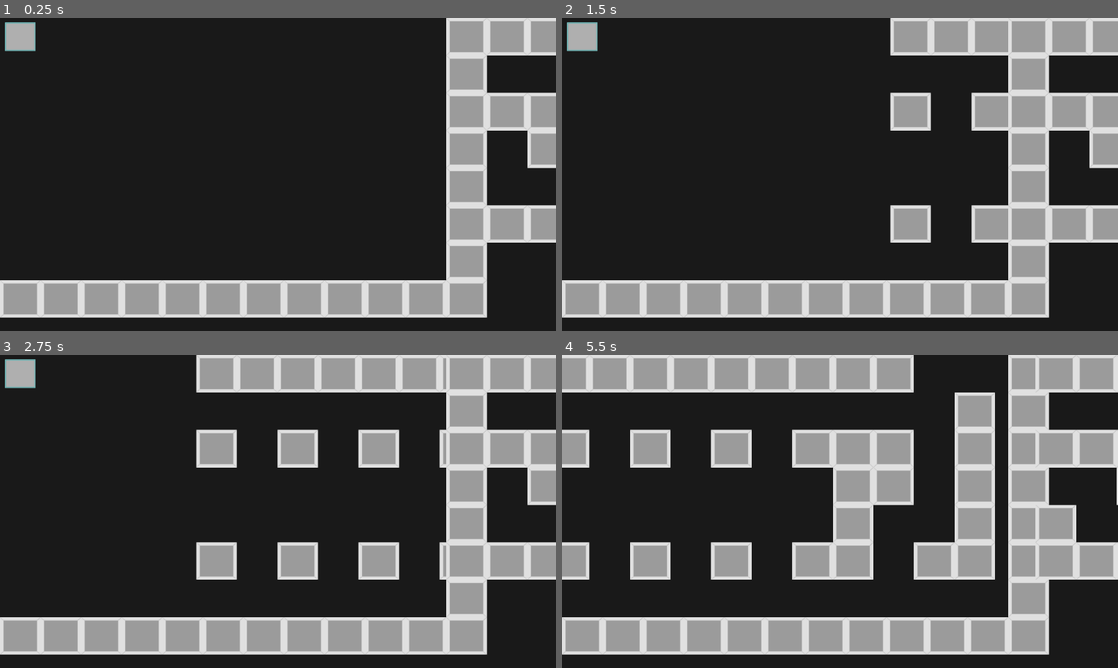
Above: before the commit, frames 1-4 (two rows, left to right).
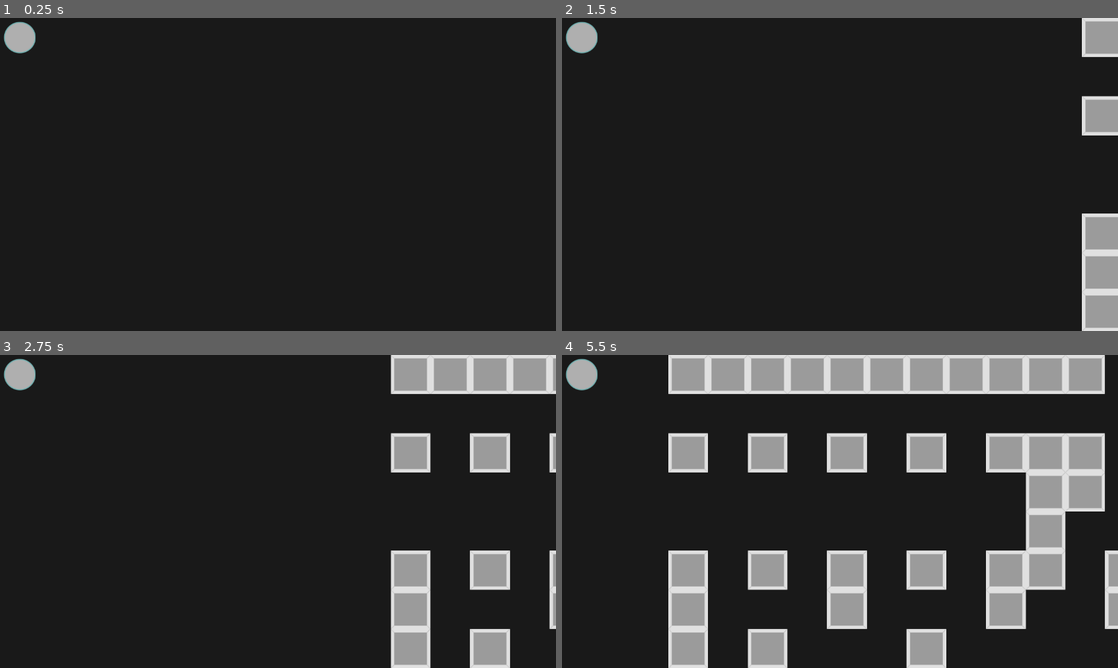
Above: after the commit, the same moments.

Repository: TheIcySpark/Think-Fast
Game: Godot game, scene res://juego/juego.tscn
Same seed, same stepped clock (60 frames per second), same inputs: the game is played once before the commit and once after it.
Inputs:
- Up to frame 1 (0.25 s): no input
- Up to frame 2 (1.5 s): no input
- Up to frame 3 (2.75 s): no input
- Up to frame 4 (5.5 s): no input

The runs differ from the first frame. In frame 1, 22% of the frame differs, in the area x 0-100%, y 0-96%; in frame 2, 28%; in frame 3, 33%; in frame 4, 47%, in the area x 0-100%, y 0-100%.

Commit message:
cambio de jugador, ajustes de camara y patrones, game over

Diff:
--- a/Menu/Menu.tscn
+++ b/Menu/Menu.tscn
@@ -90,7 +90,6 @@
 }
 
 [node name="DetallesDialog" type="AcceptDialog" parent="."]
-visible = true
 anchor_left = 0.5
 anchor_top = 0.5
 anchor_right = 0.5
--- a/Obstaculos/PatronObstaculosBase.tscn
+++ b/Obstaculos/PatronObstaculosBase.tscn
@@ -3,7 +3,7 @@
 [ext_resource path="res://Obstaculos/obstaculos_movimiento.gd" type="Script" id=1]
 
 [node name="PatronesBase" type="Node2D"]
-position = Vector2( 1056, 0 )
+position = Vector2( 1536, 0 )
 script = ExtResource( 1 )
 
 [node name="Paredes" type="Node2D" parent="."]
--- a/Obstaculos/patrones/PatronObstaculos1.tscn
+++ b/Obstaculos/patrones/PatronObstaculos1.tscn
@@ -89,20 +89,41 @@
 [node name="Pared14" parent="Paredes" index="27" instance=ExtResource( 2 )]
 position = Vector2( 144, 528 )
 
-[node name="Pared15" parent="Paredes" index="28" instance=ExtResource( 2 )]
+[node name="Pared34" parent="Paredes" index="28" instance=ExtResource( 2 )]
+position = Vector2( 144, 624 )
+
+[node name="Pared35" parent="Paredes" index="29" instance=ExtResource( 2 )]
+position = Vector2( 144, 720 )
+
+[node name="Pared36" parent="Paredes" index="30" instance=ExtResource( 2 )]
+position = Vector2( 336, 720 )
+
+[node name="Pared37" parent="Paredes" index="31" instance=ExtResource( 2 )]
+position = Vector2( 528, 624 )
+
+[node name="Pared38" parent="Paredes" index="32" instance=ExtResource( 2 )]
+position = Vector2( 720, 720 )
+
+[node name="Pared40" parent="Paredes" index="33" instance=ExtResource( 2 )]
+position = Vector2( 1200, 624 )
+
+[node name="Pared39" parent="Paredes" index="34" instance=ExtResource( 2 )]
+position = Vector2( 912, 624 )
+
+[node name="Pared15" parent="Paredes" index="35" instance=ExtResource( 2 )]
 position = Vector2( 336, 528 )
 
-[node name="Pared16" parent="Paredes" index="29" instance=ExtResource( 2 )]
+[node name="Pared16" parent="Paredes" index="36" instance=ExtResource( 2 )]
 position = Vector2( 528, 528 )
 
-[node name="Pared17" parent="Paredes" index="30" instance=ExtResource( 2 )]
+[node name="Pared17" parent="Paredes" index="37" instance=ExtResource( 2 )]
 position = Vector2( 720, 528 )
 
-[node name="Pared18" parent="Paredes" index="31" instance=ExtResource( 2 )]
+[node name="Pared18" parent="Paredes" index="38" instance=ExtResource( 2 )]
 position = Vector2( 912, 528 )
 
-[node name="Pared19" parent="Paredes" index="32" instance=ExtResource( 2 )]
+[node name="Pared19" parent="Paredes" index="39" instance=ExtResource( 2 )]
 position = Vector2( 912, 240 )
 
 [node name="posicionSiguiente" parent="." index="1"]
-position = Vector2( 1440, 0 )
+position = Vector2( 1536, 0 )
--- a/Obstaculos/patrones/patronObstaculos2.tscn
+++ b/Obstaculos/patrones/patronObstaculos2.tscn
@@ -56,62 +56,122 @@
 [node name="Pared19" parent="Paredes" index="16" instance=ExtResource( 1 )]
 position = Vector2( 48, 528 )
 
-[node name="Pared20" parent="Paredes" index="17" instance=ExtResource( 1 )]
+[node name="Pared47" parent="Paredes" index="17" instance=ExtResource( 1 )]
+position = Vector2( 48, 720 )
+
+[node name="Pared48" parent="Paredes" index="18" instance=ExtResource( 1 )]
+position = Vector2( 240, 624 )
+
+[node name="Pared49" parent="Paredes" index="19" instance=ExtResource( 1 )]
+position = Vector2( 432, 720 )
+
+[node name="Pared50" parent="Paredes" index="20" instance=ExtResource( 1 )]
+position = Vector2( 624, 624 )
+
+[node name="Pared51" parent="Paredes" index="21" instance=ExtResource( 1 )]
+position = Vector2( 816, 720 )
+
+[node name="Pared52" parent="Paredes" index="22" instance=ExtResource( 1 )]
+position = Vector2( 1008, 624 )
+
+[node name="Pared53" parent="Paredes" index="23" instance=ExtResource( 1 )]
+position = Vector2( 1200, 720 )
+
+[node name="Pared54" parent="Paredes" index="24" instance=ExtResource( 1 )]
+position = Vector2( 1296, 528 )
+
+[node name="Pared55" parent="Paredes" index="25" instance=ExtResource( 1 )]
+position = Vector2( 1488, 624 )
+
+[node name="Pared56" parent="Paredes" index="26" instance=ExtResource( 1 )]
+position = Vector2( 1488, 720 )
+
+[node name="Pared20" parent="Paredes" index="27" instance=ExtResource( 1 )]
 position = Vector2( 144, 528 )
 
-[node name="Pared21" parent="Paredes" index="18" instance=ExtResource( 1 )]
+[node name="Pared21" parent="Paredes" index="28" instance=ExtResource( 1 )]
 position = Vector2( 240, 528 )
 
-[node name="Pared22" parent="Paredes" index="19" instance=ExtResource( 1 )]
+[node name="Pared22" parent="Paredes" index="29" instance=ExtResource( 1 )]
 position = Vector2( 336, 528 )
 
-[node name="Pared23" parent="Paredes" index="20" instance=ExtResource( 1 )]
+[node name="Pared23" parent="Paredes" index="30" instance=ExtResource( 1 )]
 position = Vector2( 432, 528 )
 
-[node name="Pared24" parent="Paredes" index="21" instance=ExtResource( 1 )]
+[node name="Pared24" parent="Paredes" index="31" instance=ExtResource( 1 )]
 position = Vector2( 528, 528 )
 
-[node name="Pared25" parent="Paredes" index="22" instance=ExtResource( 1 )]
+[node name="Pared25" parent="Paredes" index="32" instance=ExtResource( 1 )]
 position = Vector2( 48, 432 )
 
-[node name="Pared26" parent="Paredes" index="23" instance=ExtResource( 1 )]
+[node name="Pared26" parent="Paredes" index="33" instance=ExtResource( 1 )]
 position = Vector2( 240, 336 )
 
-[node name="Pared27" parent="Paredes" index="24" instance=ExtResource( 1 )]
+[node name="Pared27" parent="Paredes" index="34" instance=ExtResource( 1 )]
 position = Vector2( 432, 336 )
 
-[node name="Pared17" parent="Paredes" index="25" instance=ExtResource( 1 )]
+[node name="Pared17" parent="Paredes" index="35" instance=ExtResource( 1 )]
 position = Vector2( 912, 336 )
 
-[node name="Pared29" parent="Paredes" index="26" instance=ExtResource( 1 )]
+[node name="Pared29" parent="Paredes" index="36" instance=ExtResource( 1 )]
 position = Vector2( 912, 528 )
 
-[node name="Pared30" parent="Paredes" index="27" instance=ExtResource( 1 )]
+[node name="Pared30" parent="Paredes" index="37" instance=ExtResource( 1 )]
 position = Vector2( 1008, 528 )
 
-[node name="Pared31" parent="Paredes" index="28" instance=ExtResource( 1 )]
+[node name="Pared31" parent="Paredes" index="38" instance=ExtResource( 1 )]
 position = Vector2( 1008, 48 )
 
-[node name="Pared32" parent="Paredes" index="29" instance=ExtResource( 1 )]
+[node name="Pared32" parent="Paredes" index="39" instance=ExtResource( 1 )]
 position = Vector2( 1104, 48 )
 
-[node name="Pared33" parent="Paredes" index="30" instance=ExtResource( 1 )]
+[node name="Pared33" parent="Paredes" index="40" instance=ExtResource( 1 )]
 position = Vector2( 1104, 144 )
 
-[node name="Pared34" parent="Paredes" index="31" instance=ExtResource( 1 )]
+[node name="Pared34" parent="Paredes" index="41" instance=ExtResource( 1 )]
 position = Vector2( 1104, 336 )
 
-[node name="Pared35" parent="Paredes" index="32" instance=ExtResource( 1 )]
+[node name="Pared35" parent="Paredes" index="42" instance=ExtResource( 1 )]
 position = Vector2( 1104, 432 )
 
-[node name="Pared36" parent="Paredes" index="33" instance=ExtResource( 1 )]
+[node name="Pared36" parent="Paredes" index="43" instance=ExtResource( 1 )]
 position = Vector2( 1104, 528 )
 
-[node name="Pared18" parent="Paredes" index="34" instance=ExtResource( 1 )]
+[node name="Pared37" parent="Paredes" index="44" instance=ExtResource( 1 )]
+position = Vector2( 1488, 432 )
+
+[node name="Pared46" parent="Paredes" index="45" instance=ExtResource( 1 )]
+position = Vector2( 1488, 528 )
+
+[node name="Pared43" parent="Paredes" index="46" instance=ExtResource( 1 )]
+position = Vector2( 1488, 336 )
+
+[node name="Pared44" parent="Paredes" index="47" instance=ExtResource( 1 )]
+position = Vector2( 1488, 240 )
+
+[node name="Pared45" parent="Paredes" index="48" instance=ExtResource( 1 )]
+position = Vector2( 1488, 144 )
+
+[node name="Pared38" parent="Paredes" index="49" instance=ExtResource( 1 )]
+position = Vector2( 1296, 432 )
+
+[node name="Pared39" parent="Paredes" index="50" instance=ExtResource( 1 )]
+position = Vector2( 1296, 336 )
+
+[node name="Pared40" parent="Paredes" index="51" instance=ExtResource( 1 )]
+position = Vector2( 1296, 240 )
+
+[node name="Pared41" parent="Paredes" index="52" instance=ExtResource( 1 )]
+position = Vector2( 1296, 144 )
+
+[node name="Pared42" parent="Paredes" index="53" instance=ExtResource( 1 )]
+position = Vector2( 1296, 48 )
+
+[node name="Pared18" parent="Paredes" index="54" instance=ExtResource( 1 )]
 position = Vector2( 528, 336 )
 
-[node name="Pared28" parent="Paredes" index="35" instance=ExtResource( 1 )]
+[node name="Pared28" parent="Paredes" index="55" instance=ExtResource( 1 )]
 position = Vector2( 624, 432 )
 
 [node name="posicionSiguiente" parent="." index="1"]
-position = Vector2( 1152, 0 )
+position = Vector2( 1632, 0 )
--- a/camara/Camara.tscn
+++ b/camara/Camara.tscn
@@ -3,4 +3,4 @@
 [node name="Camara" type="Camera2D"]
 anchor_mode = 0
 current = true
-zoom = Vector2( 1.028, 1.114 )
+zoom = Vector2( 1.05, 1.066 )
--- /dev/null
+++ b/gameOver/GameOver.gd
@@ -0,0 +1,15 @@
+extends CanvasLayer
+
+func _on_Quitar_button_down() -> void:
+	get_tree().quit()
+
+
+func _on_Reintentar_button_down() -> void:
+	get_tree().paused = false
+	get_tree().change_scene("res://juego/Juego.tscn")
+
+
+func _on_Menu_button_down() -> void:
+	get_tree().paused = false
+	get_tree().paused = false
+	get_tree().change_scene("res://Menu/Menu.tscn")
--- /dev/null
+++ b/gameOver/GameOver.tscn
@@ -0,0 +1,62 @@
+[gd_scene load_steps=3 format=2]
+
+[ext_resource path="res://recursosInternos/Themes/letra.tres" type="Theme" id=1]
+[ext_resource path="res://gameOver/GameOver.gd" type="Script" id=2]
+
+[node name="GameOver" type="CanvasLayer"]
+pause_mode = 2
+script = ExtResource( 2 )
+
+[node name="UI" type="Control" parent="."]
+visible = false
+anchor_left = 0.5
+anchor_top = 0.5
+anchor_right = 0.5
+anchor_bottom = 0.5
+margin_left = -20.0
+margin_top = -20.0
+margin_right = 20.0
+margin_bottom = 20.0
+theme = ExtResource( 1 )
+__meta__ = {
+"_edit_use_anchors_": false
+}
+
+[node name="Contenedor" type="VBoxContainer" parent="UI"]
+anchor_left = 0.5
+anchor_top = 0.5
+anchor_right = 0.5
+anchor_bottom = 0.5
+margin_left = -168.0
+margin_top = -77.5
+margin_right = 168.0
+margin_bottom = 77.5
+__meta__ = {
+"_edit_use_anchors_": false
+}
+
+[node name="Reintentar" type="Button" parent="UI/Contenedor"]
+margin_right = 336.0
+margin_bottom = 49.0
+text = "Play again"
+
+[node name="Menu" type="Button" parent="UI/Contenedor"]
+margin_top = 53.0
+margin_right = 336.0
+margin_bottom = 102.0
+text = "Back menu"
+__meta__ = {
+"_edit_use_anchors_": false
+}
+
+[node name="Quitar" type="Button" parent="UI/Contenedor"]
+margin_top = 106.0
+margin_right = 336.0
+margin_bottom = 155.0
+text = "Quit"
+__meta__ = {
+"_edit_use_anchors_": false
+}
+[connection signal="button_down" from="UI/Contenedor/Reintentar" to="." method="_on_Reintentar_button_down"]
+[connection signal="button_down" from="UI/Contenedor/Menu" to="." method="_on_Menu_button_down"]
+[connection signal="button_down" from="UI/Contenedor/Quitar" to="." method="_on_Quitar_button_down"]
--- a/juego/JuegoBase.tscn
+++ b/juego/JuegoBase.tscn
@@ -75,64 +75,88 @@
 position = Vector2( -48, 624 )
 
 [node name="Pared20" parent="Bordes" instance=ExtResource( 3 )]
-position = Vector2( 48, 720 )
+position = Vector2( -48, 720 )
+
+[node name="Pared21" parent="Bordes" instance=ExtResource( 3 )]
+position = Vector2( -48, 816 )
+
+[node name="Pared22" parent="Bordes" instance=ExtResource( 3 )]
+position = Vector2( 48, 816 )
+
+[node name="Pared23" parent="Bordes" instance=ExtResource( 3 )]
+position = Vector2( 144, 816 )
+
+[node name="Pared24" parent="Bordes" instance=ExtResource( 3 )]
+position = Vector2( 240, 816 )
+
+[node name="Pared25" parent="Bordes" instance=ExtResource( 3 )]
+position = Vector2( 336, 816 )
+
+[node name="Pared26" parent="Bordes" instance=ExtResource( 3 )]
+position = Vector2( 432, 816 )
+
+[node name="Pared27" parent="Bordes" instance=ExtResource( 3 )]
+position = Vector2( 528, 816 )
+
+[node name="Pared28" parent="Bordes" instance=ExtResource( 3 )]
+position = Vector2( 624, 816 )
+
+[node name="Pared29" parent="Bordes" instance=ExtResource( 3 )]
+position = Vector2( 720, 816 )
+
+[node name="Pared30" parent="Bordes" instance=ExtResource( 3 )]
+position = Vector2( 816, 816 )
+
+[node name="Pared31" parent="Bordes" instance=ExtResource( 3 )]
+position = Vector2( 912, 816 )
+
+[node name="Pared32" parent="Bordes" instance=ExtResource( 3 )]
+position = Vector2( 1008, 816 )
+
+[node name="Pared33" parent="Bordes" instance=ExtResource( 3 )]
+position = Vector2( 1104, 816 )
+
+[node name="Pared34" parent="Bordes" instance=ExtResource( 3 )]
+position = Vector2( 1200, 816 )
+
+[node name="Pared35" parent="Bordes" instance=ExtResource( 3 )]
+position = Vector2( 1296, 816 )
+
+[node name="Pared36" parent="Bordes" instance=ExtResource( 3 )]
+position = Vector2( 1392, 816 )
+
+[node name="Pared37" parent="Bordes" instance=ExtResource( 3 )]
+position = Vector2( 1392, 720 )
+
+[node name="Pared38" parent="Bordes" instance=ExtResource( 3 )]
+position = Vector2( 1392, 624 )
 
 [node name="Pared39" parent="Bordes" instance=ExtResource( 3 )]
-position = Vector2( -48, 720 )
+position = Vector2( 1392, 528 )
+
+[node name="Pared41" parent="Bordes" instance=ExtResource( 3 )]
+position = Vector2( 1392, 432 )
+
+[node name="Pared42" parent="Bordes" instance=ExtResource( 3 )]
+position = Vector2( 1392, 336 )
+
+[node name="Pared43" parent="Bordes" instance=ExtResource( 3 )]
+position = Vector2( 1392, 240 )
+
+[node name="Pared44" parent="Bordes" instance=ExtResource( 3 )]
+position = Vector2( 1392, 144 )
+
+[node name="Pared45" parent="Bordes" instance=ExtResource( 3 )]
+position = Vector2( 1392, 48 )
+
+[node name="Pared46" parent="Bordes" instance=ExtResource( 3 )]
+position = Vector2( 1392, -48 )
+
+[node name="Pared47" parent="Bordes" instance=ExtResource( 3 )]
+position = Vector2( 1296, -48 )
+
+[node name="Pared48" parent="Bordes" instance=ExtResource( 3 )]
+position = Vector2( 1200, -48 )
 
 [node name="Pared40" parent="Bordes" instance=ExtResource( 3 )]
 position = Vector2( -48, -48 )
-
-[node name="Pared21" parent="Bordes" instance=ExtResource( 3 )]
-position = Vector2( 144, 720 )
-
-[node name="Pared22" parent="Bordes" instance=ExtResource( 3 )]
-position = Vector2( 240, 720 )
-
-[node name="Pared23" parent="Bordes" instance=ExtResource( 3 )]
-position = Vector2( 336, 720 )
-
-[node name="Pared24" parent="Bordes" instance=ExtResource( 3 )]
-position = Vector2( 432, 720 )
-
-[node name="Pared25" parent="Bordes" instance=ExtResource( 3 )]
-position = Vector2( 528, 720 )
-
-[node name="Pared26" parent="Bordes" instance=ExtResource( 3 )]
-position = Vector2( 624, 720 )
-
-[node name="Pared27" parent="Bordes" instance=ExtResource( 3 )]
-position = Vector2( 720, 720 )
-
-[node name="Pared28" parent="Bordes" instance=ExtResource( 3 )]
-position = Vector2( 816, 720 )
-
-[node name="Pared29" parent="Bordes" instance=ExtResource( 3 )]
-position = Vector2( 912, 720 )
-
-[node name="Pared30" parent="Bordes" instance=ExtResource( 3 )]
-position = Vector2( 1008, 720 )
-
-[node name="Pared31" parent="Bordes" instance=ExtResource( 3 )]
-position = Vector2( 1104, 720 )
-
-[node name="Pared32" parent="Bordes" instance=ExtResource( 3 )]
-position = Vector2( 1104, 624 )
-
-[node name="Pared33" parent="Bordes" instance=ExtResource( 3 )]
-position = Vector2( 1104, 528 )
-
-[node name="Pared34" parent="Bordes" instance=ExtResource( 3 )]
-position = Vector2( 1104, 432 )
-
-[node name="Pared35" parent="Bordes" instance=ExtResource( 3 )]
-position = Vector2( 1104, 336 )
-
-[node name="Pared36" parent="Bordes" instance=ExtResource( 3 )]
-position = Vector2( 1104, 240 )
-
-[node name="Pared37" parent="Bordes" instance=ExtResource( 3 )]
-position = Vector2( 1104, 144 )
-
-[node name="Pared38" parent="Bordes" instance=ExtResource( 3 )]
-position = Vector2( 1104, 48 )
--- a/jugador/Jugador.tscn
+++ b/jugador/Jugador.tscn
@@ -1,14 +1,15 @@
-[gd_scene load_steps=5 format=2]
+[gd_scene load_steps=6 format=2]
 
-[ext_resource path="res://jugador/personaje cuadrado.png" type="Texture" id=1]
+[ext_resource path="res://jugador/circulo.png" type="Texture" id=1]
 [ext_resource path="res://jugador/jugador.gd" type="Script" id=2]
+[ext_resource path="res://gameOver/GameOver.tscn" type="PackedScene" id=3]
 
 [sub_resource type="PhysicsMaterial" id=1]
 friction = 0.0
 bounce = 0.1
 
-[sub_resource type="RectangleShape2D" id=2]
-extents = Vector2( 32, 32 )
+[sub_resource type="CircleShape2D" id=2]
+radius = 39.0128
 
 [node name="Jugador" type="RigidBody2D"]
 collision_mask = 2
@@ -27,3 +28,10 @@
 [node name="Sprite" type="Sprite" parent="."]
 scale = Vector2( 0.8, 0.8 )
 texture = ExtResource( 1 )
+
+[node name="Visibilidad" type="VisibilityNotifier2D" parent="."]
+position = Vector2( -7.15256e-07, -7.15256e-07 )
+scale = Vector2( 3.8, 3.8 )
+
+[node name="GameOver" parent="." instance=ExtResource( 3 )]
+[connection signal="screen_exited" from="Visibilidad" to="." method="_on_Visibilidad_screen_exited"]
--- a/jugador/jugador.gd
+++ b/jugador/jugador.gd
@@ -19,3 +19,8 @@
 		direccion += Vector2.LEFT
 	direccion = direccion.normalized()
 	return direccion
+
+
+func _on_Visibilidad_screen_exited() -> void:
+	$GameOver/UI.visible = true
+	get_tree().paused = true
--- /dev/null
+++ b/recursosInternos/Themes/letra.tres
@@ -0,0 +1,14 @@
+[gd_resource type="Theme" load_steps=3 format=2]
+
+[ext_resource path="res://recursosExternos/IniyaDisplay.otf" type="DynamicFontData" id=1]
+
+[sub_resource type="DynamicFont" id=2]
+size = 44
+outline_size = 1
+outline_color = Color( 0.0117647, 0.447059, 0.596078, 1 )
+use_mipmaps = true
+use_filter = true
+font_data = ExtResource( 1 )
+
+[resource]
+default_font = SubResource( 2 )
Not shown: 3 places in Menu/Menu.tscn that only renumber resources
Binary file added: jugador/circulo.png
Not shown, added: jugador/circulo.png.import
